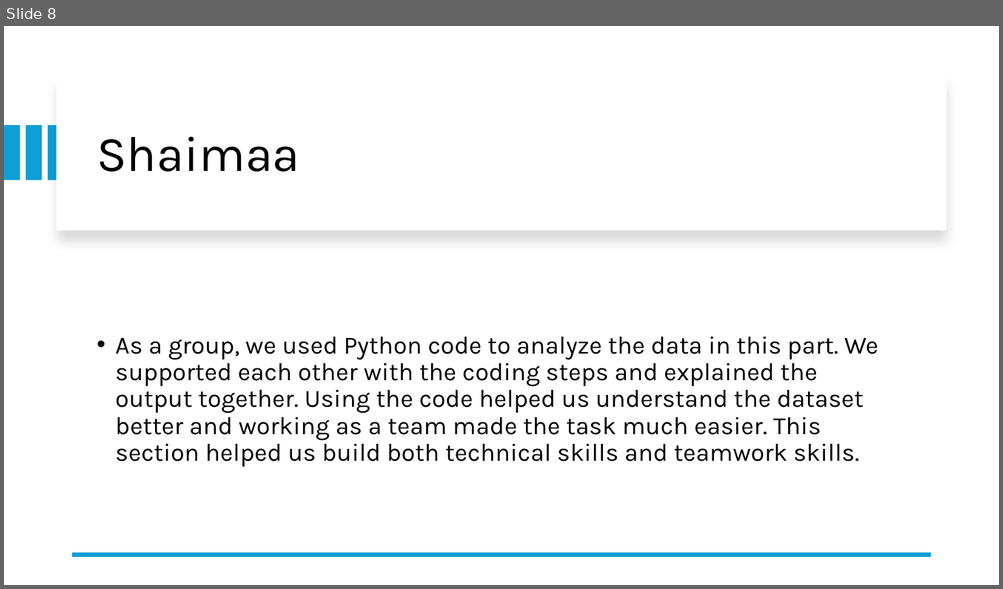
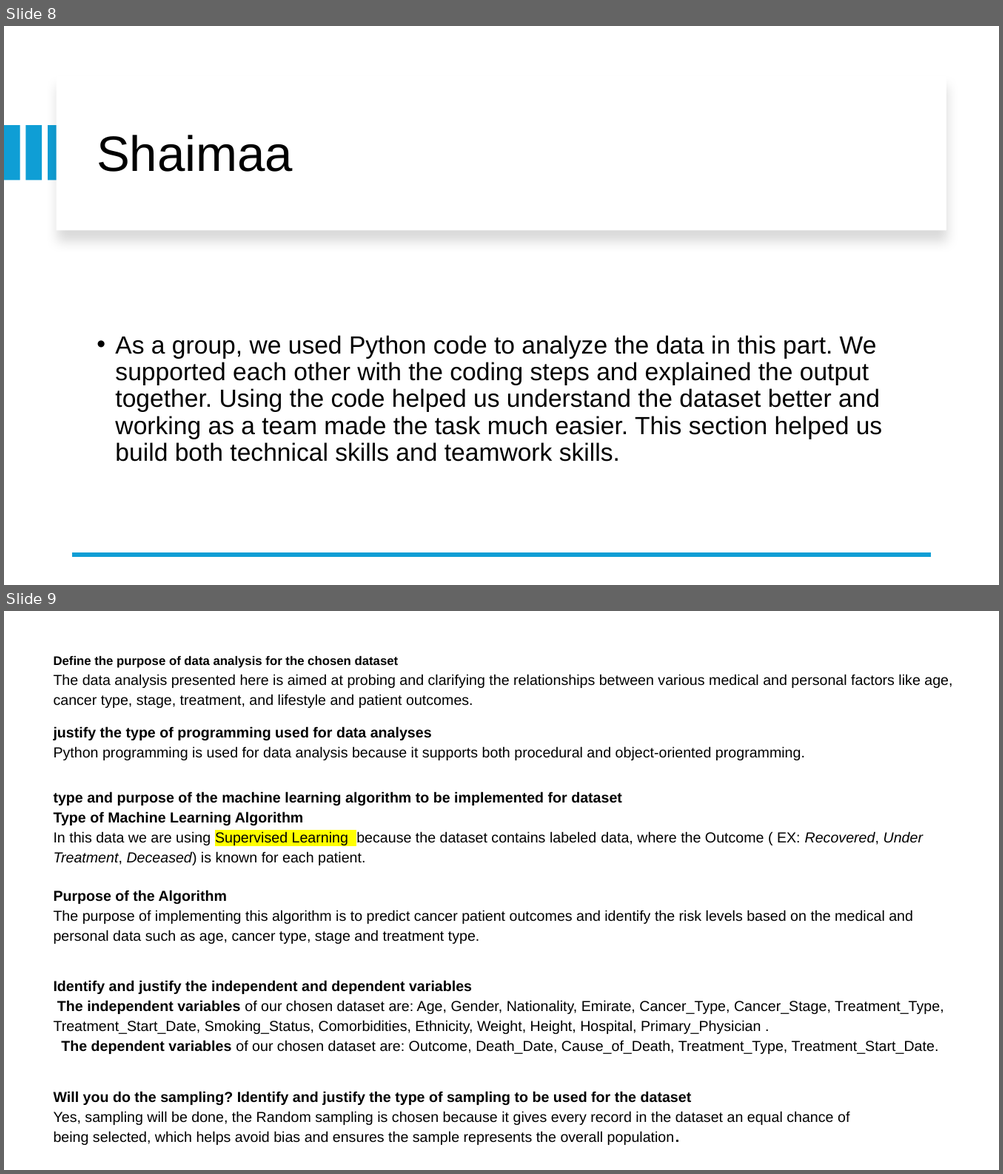
Before and after one commit to h7amdahh/cancer_dataset_uae, a slide deck: Cancer dataset UAE.pptx. Shown one above the other, each under a label of ours: slide 8 before the commit, slides 8 and 9 after it. The pictures are 1003x589 and 1003x1174 pixels, drawn with LibreOffice and Linux fonts; fonts in the diff are those of the drawing. Boxes give left, top, right and bottom in pixels: in the first picture for what was removed or moved away, otherwise in the second. Text is boxed around its words. In the diff, an @@ line names an element or a change of style, - is before the commit and + after.

Commit message:
Update Cancer dataset UAE.pptx
fix

```diff
--- a/Cancer dataset UAE.pptx
+++ b/Cancer dataset UAE.pptx
@@ slide 9 added at box(4, 611, 999, 1170), background #FFFFFF @@
@@ text added at box(54, 656, 952, 708), 14 pt, text #000000 @@
+Define the purpose of data analysis for the chosen dataset
+The data analysis presented here is aimed at probing and clarifying the relationships between various medical and personal factors like age, cancer type, stage, treatment, and lifestyle and patient outcomes.
@@ text added at box(54, 726, 805, 760), 14 pt, text #000000 @@
+justify the type of programming used for data analyses
+Python programming is used for data analysis because it supports both procedural and object-oriented programming.
@@ text added at box(54, 792, 922, 866), 14 pt, text #000000 @@
+type and purpose of the machine learning algorithm to be implemented for dataset
+Type of Machine Learning Algorithm
+In this data we are using Supervised Learning because the dataset contains labeled data, where the Outcome ( EX: Recovered, Under Treatment, Deceased) is known for each patient.
@@ text added at box(54, 890, 913, 944), 14 pt, text #000000 @@
+Purpose of the Algorithm
+The purpose of implementing this algorithm is to predict cancer patient outcomes and identify the risk levels based on the medical and personal data such as age, cancer type, stage and treatment type.
@@ text added at box(54, 980, 944, 1054), 14 pt, text #000000 @@
+Identify and justify the independent and dependent variables
+The independent variables of our chosen dataset are: Age, Gender, Nationality, Emirate, Cancer_Type, Cancer_Stage, Treatment_Type, Treatment_Start_Date, Smoking_Status, Comorbidities, Ethnicity, Weight, Height, Hospital, Primary_Physician .
+The dependent variables of our chosen dataset are: Outcome, Death_Date, Cause_of_Death, Treatment_Type, Treatment_Start_Date.
@@ text added at box(54, 1091, 849, 1145), 14 pt, text #000000 @@
+Will you do the sampling? Identify and justify the type of sampling to be used for the dataset
+Yes, sampling will be done, the Random sampling is chosen because it gives every record in the dataset an equal chance of being selected, which helps avoid bias and ensures the sample represents the overall population.
@@ slide 8 changed as well @@
@@ title "Shaimaa" at box(96, 135, 293, 172): font Karla to Arial @@
@@ text "As a group, we used ..." at box(115, 335, 882, 462): font Karla to Arial; less space between paragraphs @@
```
Also in this commit, not shown: 23 other slides changed, 4 other slides added.
